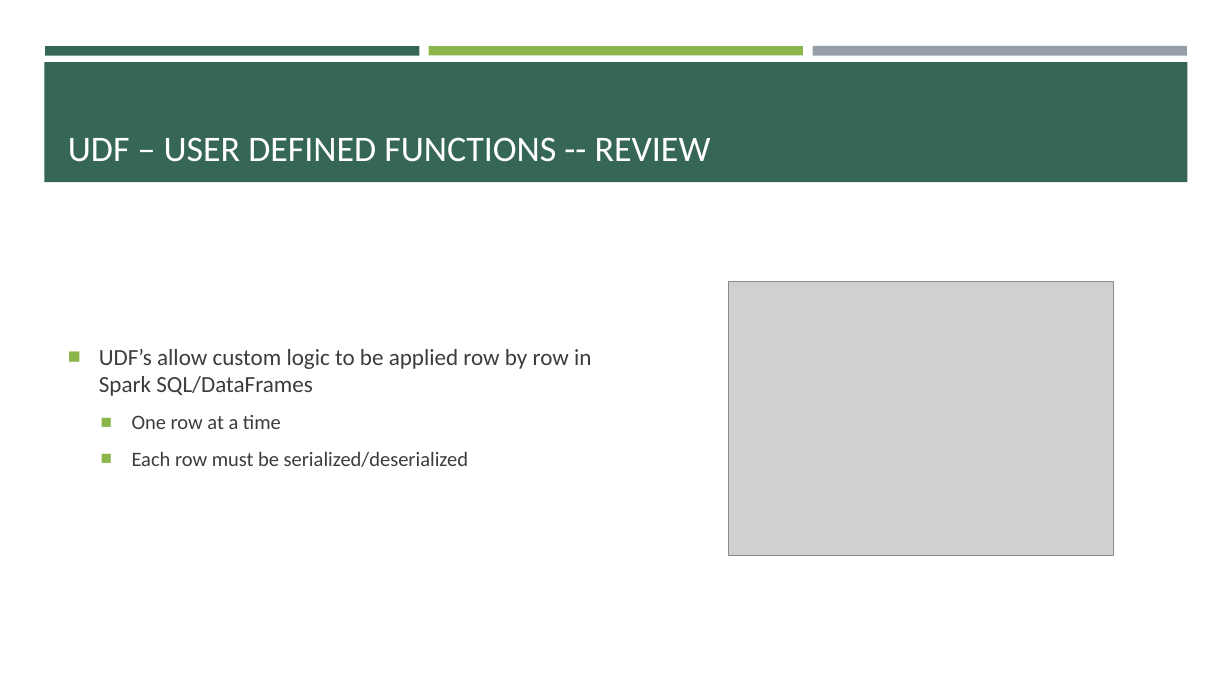
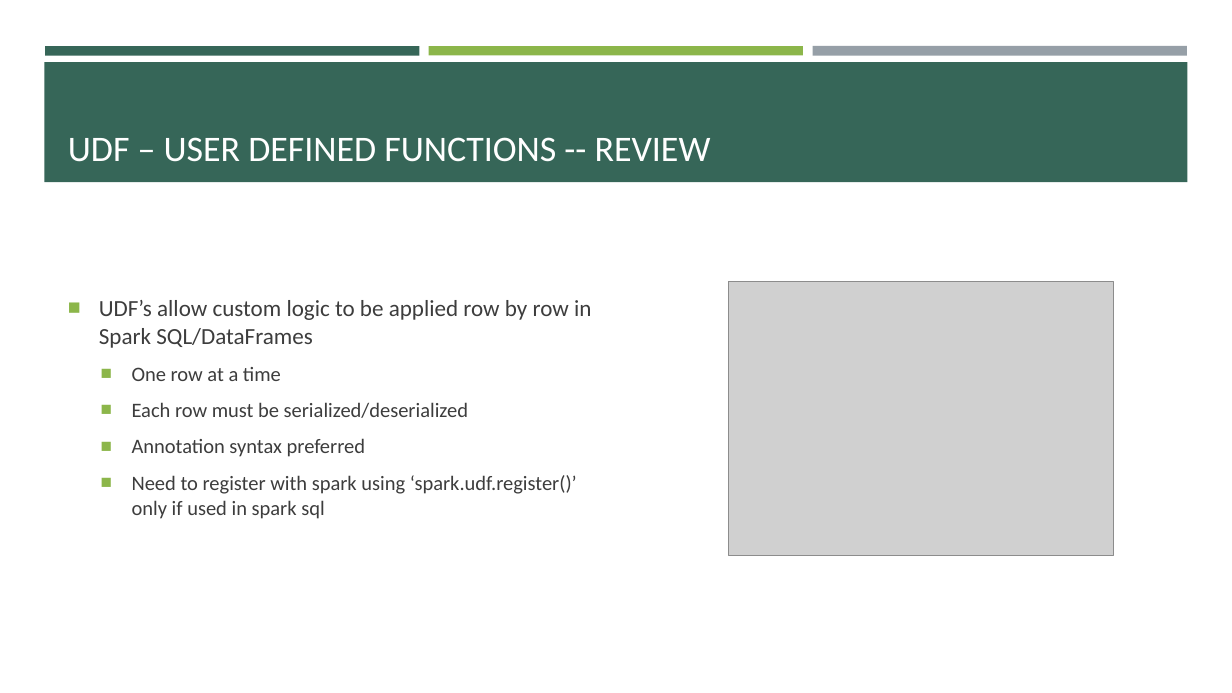
Before and after one commit to e-m-wilson/data_engineering, a slide deck: slide 73 of spark/Spark.pptx. Drawn at 1232x693 pixels with LibreOffice and Linux fonts; fonts in the diff are those of the drawing; grey boxes stand for pictures. Boxes give left, top, right and bottom in pixels: in the first picture for what was removed or moved away, otherwise in the second. Text is boxed around its words. In the diff, an @@ line names an element or a change of style, - is before the commit and + after.

```diff
--- a/spark/Spark.pptx
+++ b/spark/Spark.pptx
@@ text at bbox=[132, 438, 577, 519]: paragraphs added @@
+  ■ Annotation syntax preferred
+  ■ Need to register with spark using ‘spark.udf.register()’ only if used in spark sql
```
Also in this commit, not shown: 1 other slide changed, 2 other files.
